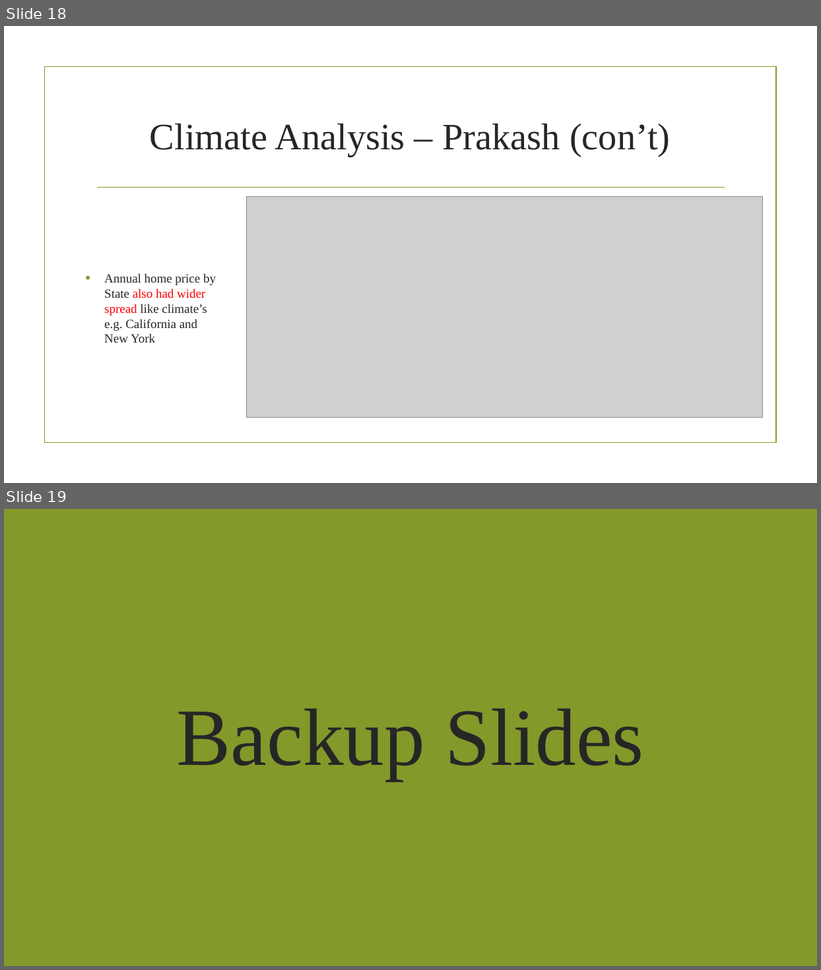
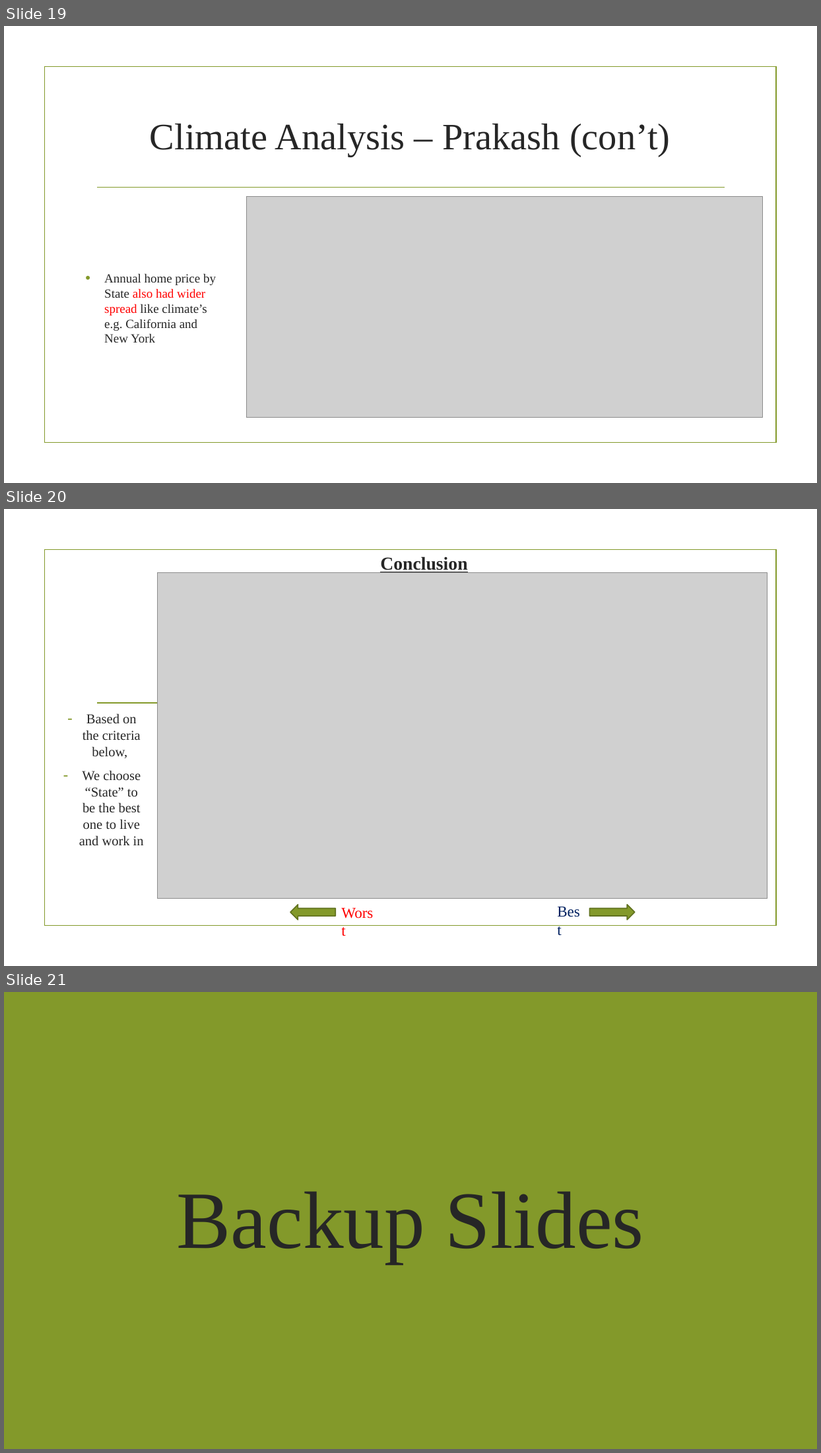
Before and after one commit to prakashbalasubramaniam/The_Incredible_Quad, a slide deck: Working_Presentation.pptx. Shown one above the other, each under a label of ours: slides 18 and 19 before the commit, slides 19, 20 and 21 after it. The pictures are 821x970 and 821x1453 pixels, drawn with LibreOffice and Linux fonts; fonts in the diff are those of the drawing; grey boxes stand for pictures; background and template pictures are left out. Boxes give left, top, right and bottom in pixels: in the first picture for what was removed or moved away, otherwise in the second. Text is boxed around its words. In the diff, an @@ line names an element or a change of style, - is before the commit and + after.

Commit message:
Update Working_Presentation with conclusion and Final Conclusion folder

```diff
--- a/Working_Presentation.pptx
+++ b/Working_Presentation.pptx
@@ slide 20 added at [4, 509, 817, 966], background picture (left out); not listed: 1 template element that a slide beside it also shows @@
@@ title added at [380, 557, 467, 574], 21.6 pt, text #262626, bold, underline @@
+Conclusion
@@ picture added at [157, 572, 767, 899] @@
@@ line added from (97, 704) to (331, 704), #83992A 1.25 pt @@
@@ text added at [79, 714, 144, 846], 16 pt, text #262626 @@
+– Based on the criteria below,
+– We choose “State” to be the best one to live and work in
@@ text added at [336, 900, 384, 924], 18 pt, text #FF0000 @@
+Worst
@@ text added at [551, 899, 589, 923], 18 pt, text #002060 @@
+Best
@@ right arrow added at [290, 905, 336, 920], fill #83992A, outline #61711F 1.25 pt @@
@@ right arrow added at [589, 905, 635, 920], fill #83992A, outline #61711F 1.25 pt @@
@@ what was slide 18 is now slide 19 @@
@@ what was slide 19 is now slide 21 @@
```
Also in this commit, not shown: 1 slide changed, 1 other slide added, 7 other files.
